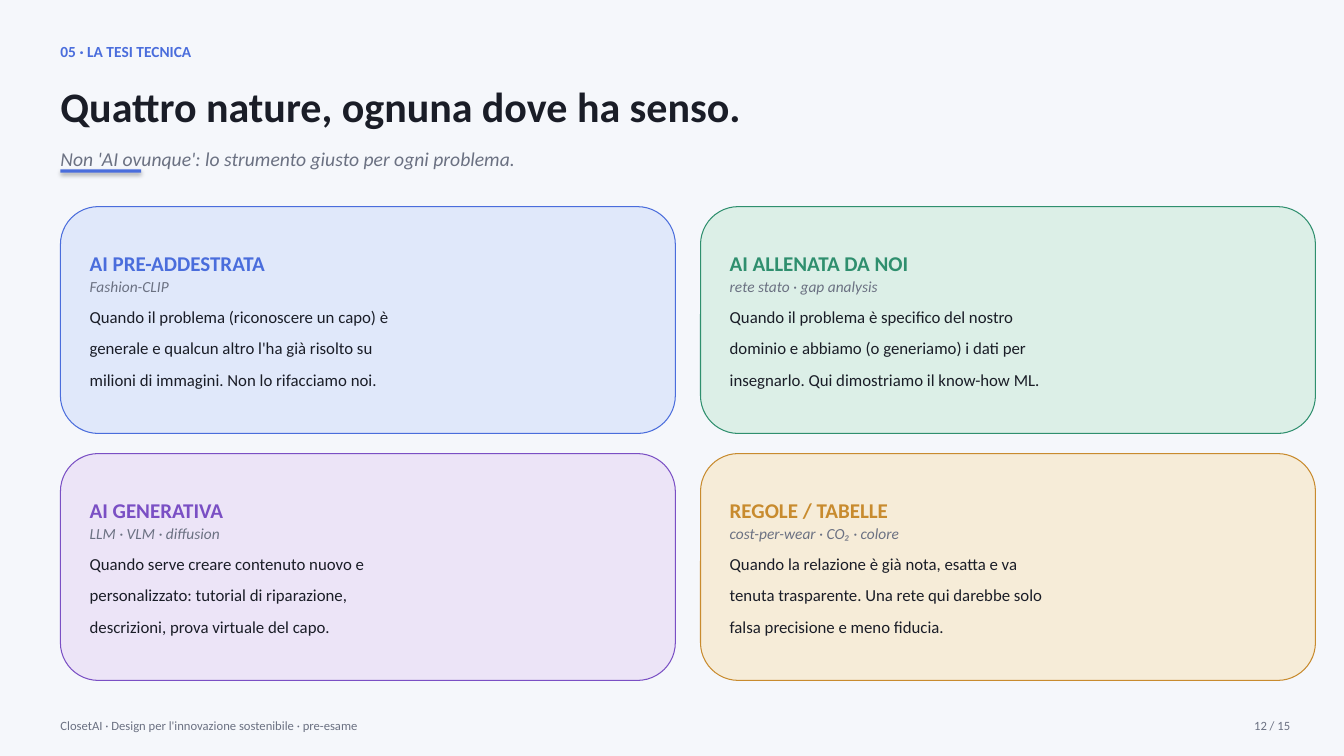
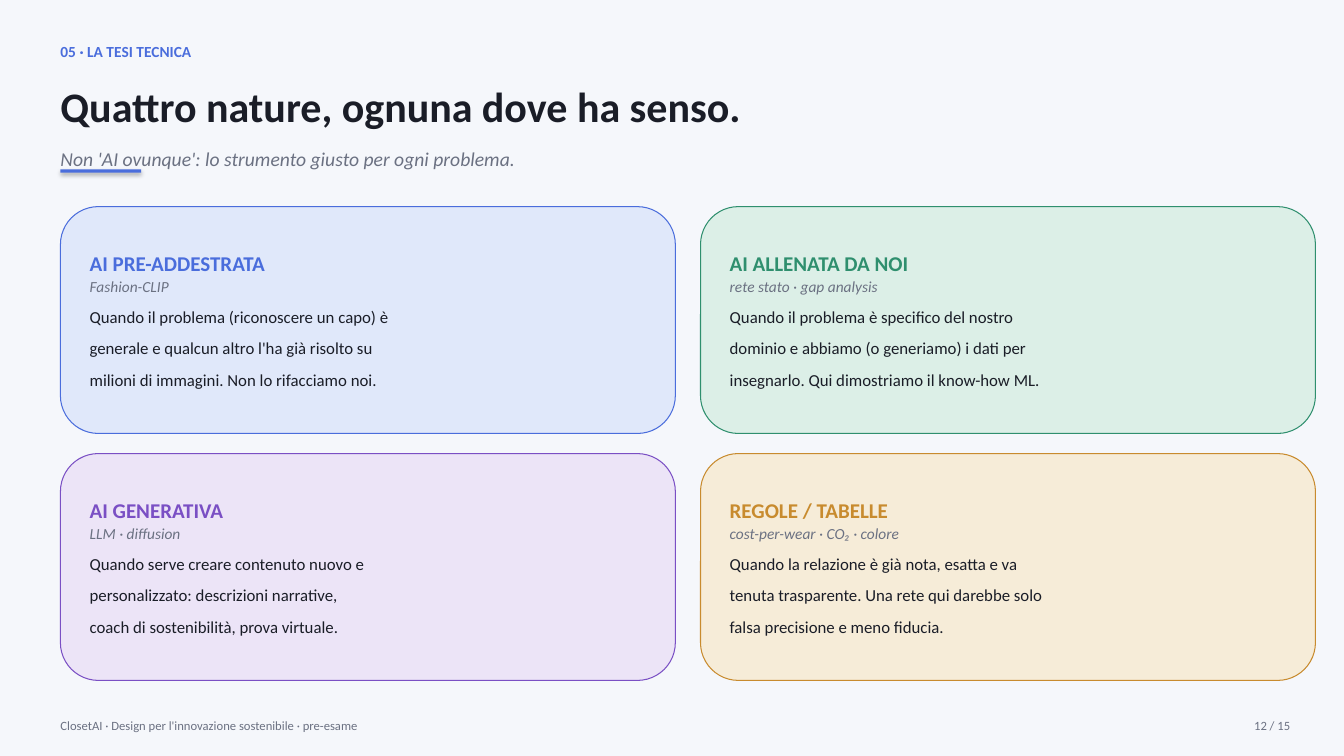
Before and after one commit to dibenedetto/closet-ai, a slide deck: slide 12 of docs/presentation.pptx. Drawn at 1344x756 pixels with LibreOffice and Linux fonts; fonts in the diff are those of the drawing. Boxes give left, top, right and bottom in pixels: in the first picture for what was removed or moved away, otherwise in the second. Text is boxed around its words. In the diff, an @@ line names an element or a change of style, - is before the commit and + after.

```diff
--- a/docs/presentation.pptx
+++ b/docs/presentation.pptx
@@ text in rounded rectangle at bbox=[90, 528, 364, 636]: text changed @@
-LLM · VLM · diffusion
-Quando serve creare contenuto nuovo e
-personalizzato: tutorial di riparazione,
-descrizioni, prova virtuale del capo.
+LLM · diffusion
+Quando serve creare contenuto nuovo e
+personalizzato: descrizioni narrative,
+coach di sostenibilità, prova virtuale.
```
Also in this commit, not shown: 3 other slides changed, 37 other files.
